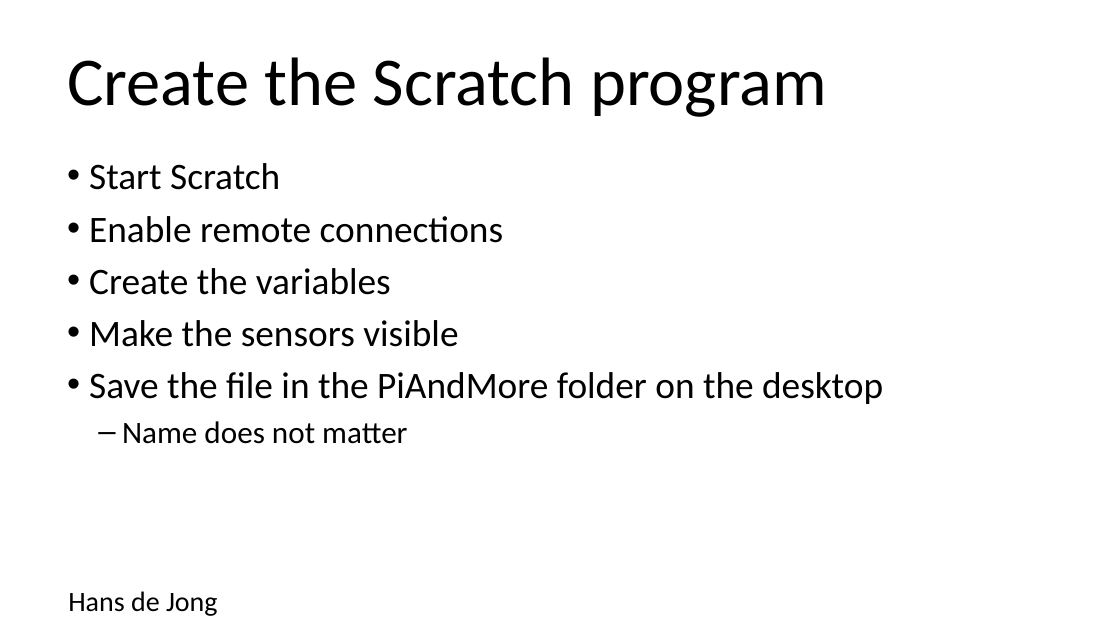
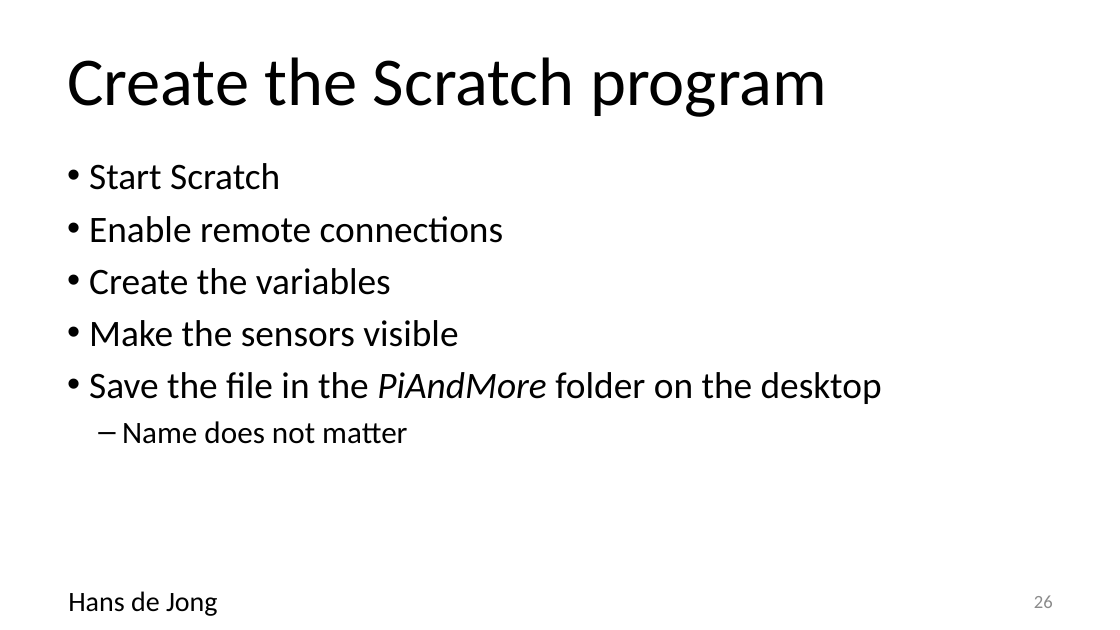
Before and after one commit to hansdejongehv/Weekendschool-PiAndMore, a slide deck: slide 26 of PiAndMore/Part-1--Breadboard/PiAndMore workshop physical computing with Arduino - part 1 - Beginners and Advanced.v0.3.pptx (slide 25 before the commit). Drawn at 1120x630 pixels with LibreOffice and Linux fonts; fonts in the diff are those of the drawing; background and template pictures are left out. Boxes give left, top, right and bottom in pixels: in the first picture for what was removed or moved away, otherwise in the second. Text is boxed around its words. In the diff, an @@ line names an element or a change of style, - is before the commit and + after.

```diff
--- a/PiAndMore/Part-1--Breadboard/PiAndMore workshop physical computing with Arduino - part 1 - Beginners and Advanced.v0.3.pptx
+++ b/PiAndMore/Part-1--Breadboard/PiAndMore workshop physical computing with Arduino - part 1 - Beginners and Advanced.v0.3.pptx
@@ text at [89,372,882,404]: italic on in "PiAndMore" @@
@@ page number added at [1034,595,1053,608], 12 pt, text #8C8C8C @@
+26
```
Also in this commit, not shown: 40 other slides changed, 12 slides added, 3 slides removed, 1 other file.
